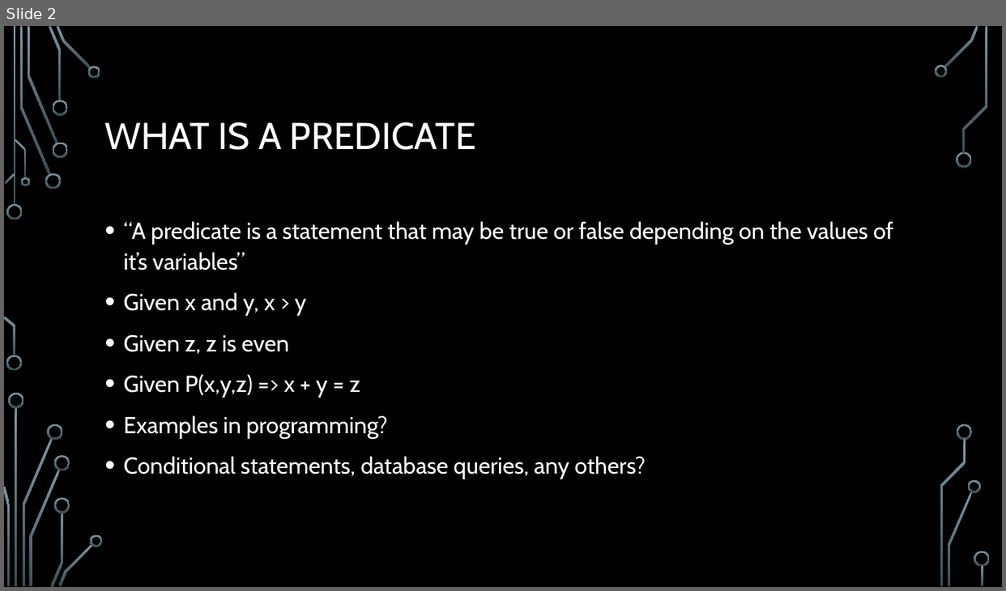
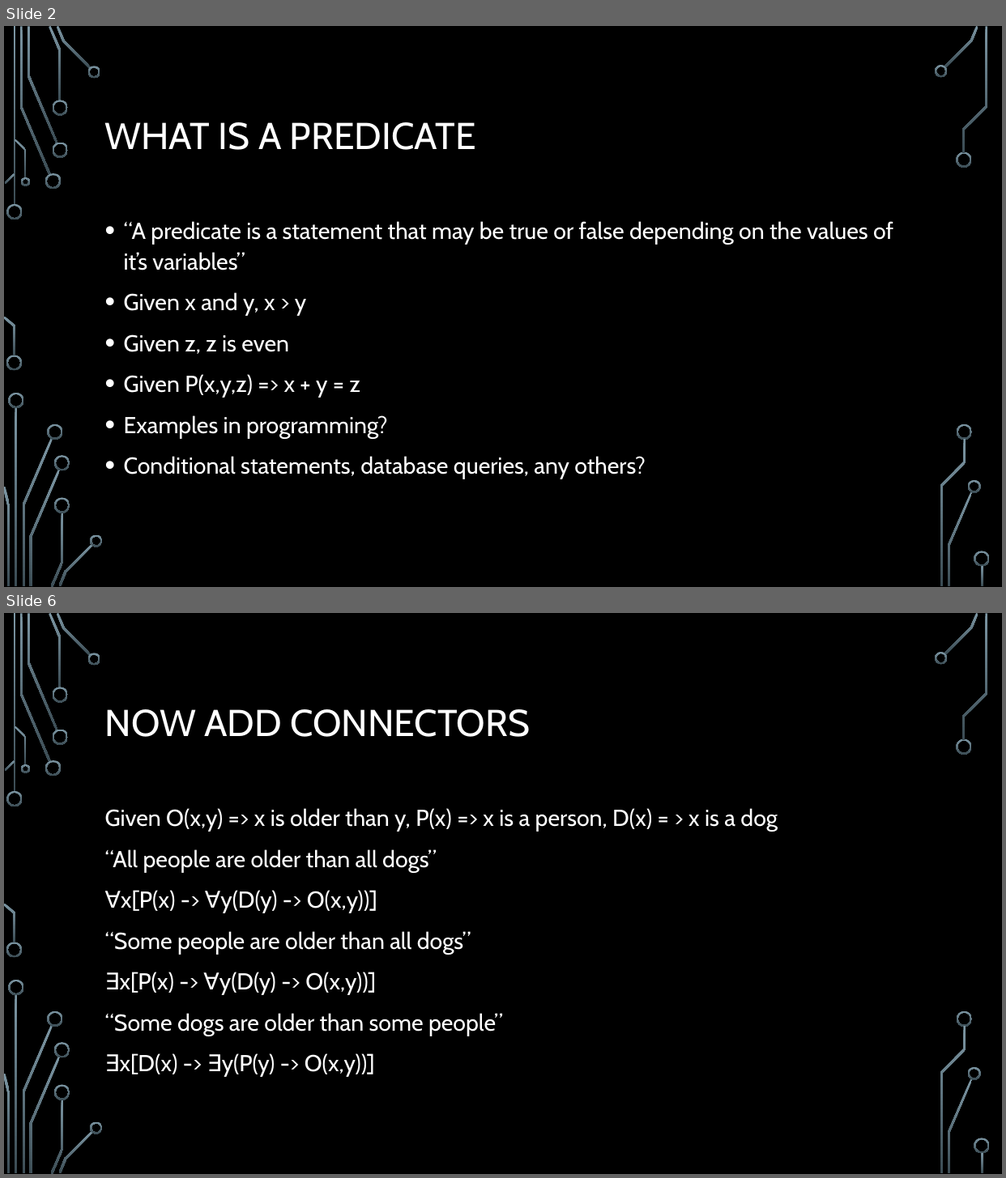
Before and after one commit to jameswilson281/CIS7---Discrete-Structures, a slide deck: Lectures/Lecture 4 - 20170911 Predicate Logic and Quantifiers.pptx. Shown one above the other, each under a label of ours: slide 2 before the commit, slides 2 and 6 after it; the slides between them are not shown. The pictures are 1006x591 and 1006x1178 pixels, drawn with LibreOffice and Linux fonts; fonts in the diff are those of the drawing; background and template pictures are left out. Boxes give left, top, right and bottom in pixels: in the first picture for what was removed or moved away, otherwise in the second. Text is boxed around its words. In the diff, an @@ line names an element or a change of style, - is before the commit and + after.

```diff
--- a/Lectures/Lecture 4 - 20170911 Predicate Logic and Quantifiers.pptx
+++ b/Lectures/Lecture 4 - 20170911 Predicate Logic and Quantifiers.pptx
@@ slide 6 added at (x1=4, y1=613, x2=1002, y2=1174), background picture (left out); not listed: 36 template elements that a slide beside it also shows @@
@@ title added at (x1=105, y1=709, x2=530, y2=737), 36 pt, text #FFFFFF @@
+NOW ADD CONNECTORS
@@ text added at (x1=105, y1=808, x2=778, y2=1077), 22.2 pt, text #FFFFFF @@
+Given O(x,y) => x is older than y, P(x) => x is a person, D(x) = > x is a dog
+“All people are older than all dogs”
+∀x[P(x) -> ∀y(D(y) -> O(x,y))]
+“Some people are older than all dogs”
+∃x[P(x) -> ∀y(D(y) -> O(x,y))]
+“Some dogs are older than some people”
+∃x[D(x) -> ∃y(P(y) -> O(x,y))]
```
Also in this commit, not shown: 4 other slides added, 4 other files.
